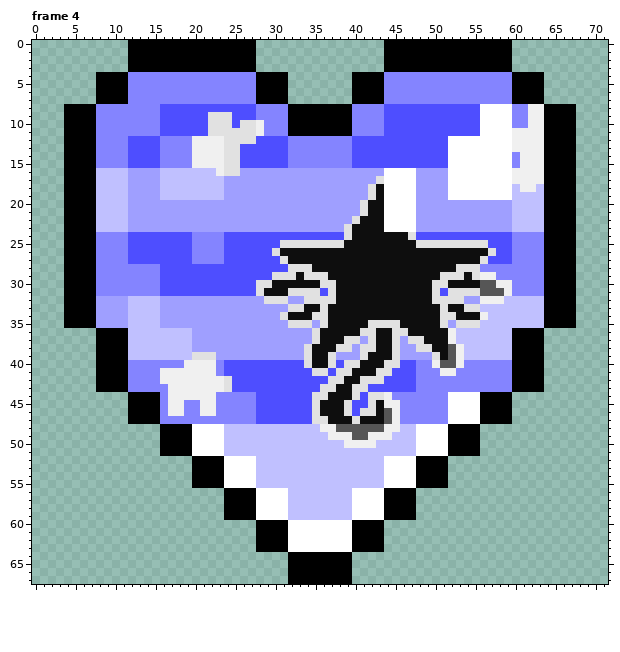
One commit to this pixel-art file: Template (28 frames).aseprite. This is how it looked before the edit.
72x68 pixels, 28 frames. Colours within 5 levels of each other are drawn and written as one. Shown: frame 4. The commit also changed other frames, which this record leaves out.
New version:
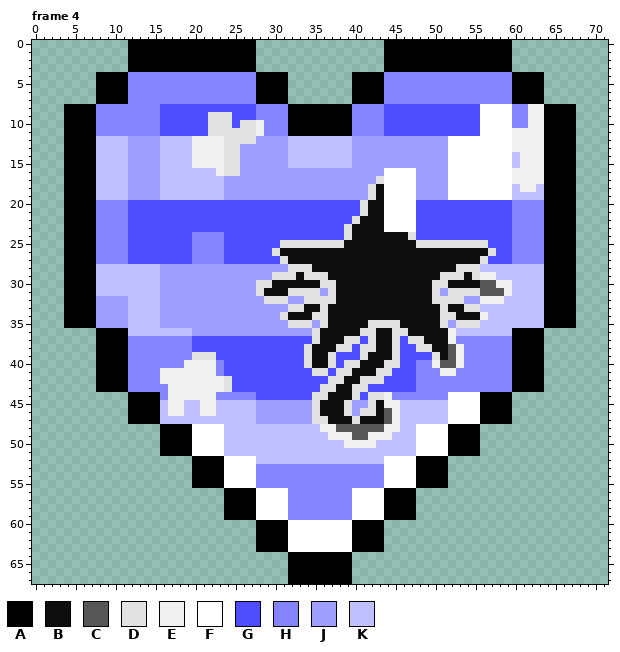
Palette (. is transparent): A #000000  B #0e0e0e  C #565656  D #e1e1e1  E #f0f0f0  F #ffffff  G #4e4eff  H #8484ff  J #9f9fff  K #c0c0ff
The edit:
layer "Horizontal Stripes/6 Stripes" now hidden
Changed rows in their new state; - is an unchanged pixel.
Frame 4:
first column x 8:
12 KKKKJJJJKKKK--------JJJJKKKKKKKKJJJJJJJJJJJJ---------
13 KKKKJJJJKKKK------JJJJJJKKKKKKKKJJJJJJJJJJJJ---------
14 KKKKJJJJKKKK------JJJJJJKKKKKKKKJJJJJJJJJJJJ--------K
15 KKKKJJJJKKKK------JJJJJJKKKKKKKKJJJJJJJJJJJJ--------K
first column x 8:
20 HHHHGGGGGGGGGGGGGGGGGGGGGGGGGGGGG-------GGGGGGGGGGGGHHHH
21 HHHHGGGGGGGGGGGGGGGGGGGGGGGGGGGGG-------GGGGGGGGGGGGHHHH
22 HHHHGGGGGGGGGGGGGGGGGGGGGGGGGGGG--------GGGGGGGGGGGGHHHH
23 HHHHGGGGGGGGGGGGGGGGGGGGGGGGGGG---------GGGGGGGGGGGGHHHH
first column x 8:
28 KKKKKKKKJJJJJJJJJJJJJJJJ------------------------KKKKKKKK
29 KKKKKKKKJJJJJJJJJJJJJJ----------------------------KKKKKK
30 KKKKKKKKJJJJJJJJJJJJ--------------------------------KKKK
31 KKKKKKKKJJJJJJJJJJJJ--------J--------------J--------KKKK
first column x 12:
37 HHHHHHHHGGGGGGGGGGGGGGG------G----G------HHHHHHH
38 HHHHHHHHGGGGGGGGGGGGGG------G-----GG------HHHHHH
39 HHHHHHHH---GGGGGGGGGGG----GGG-----GGGG----HHHHHH
first column x 16:
45 K--KK--KKKKKJJJJJJJ-----JJ----KKKKKK
46 K--KK--KKKKKJJJJJJJ-----J-----KKKKKK
47 KKKKKKKKKKKKJJJJJJJ-----------KKKKKK
first column x 28:
53 HHHHHHHHHHHHHHHH
54 HHHHHHHHHHHHHHHH
55 HHHHHHHHHHHHHHHH
56 ----HHHHHHHH----
57 ----HHHHHHHH----
58 ----HHHHHHHH----
59 ----HHHHHHHH----
